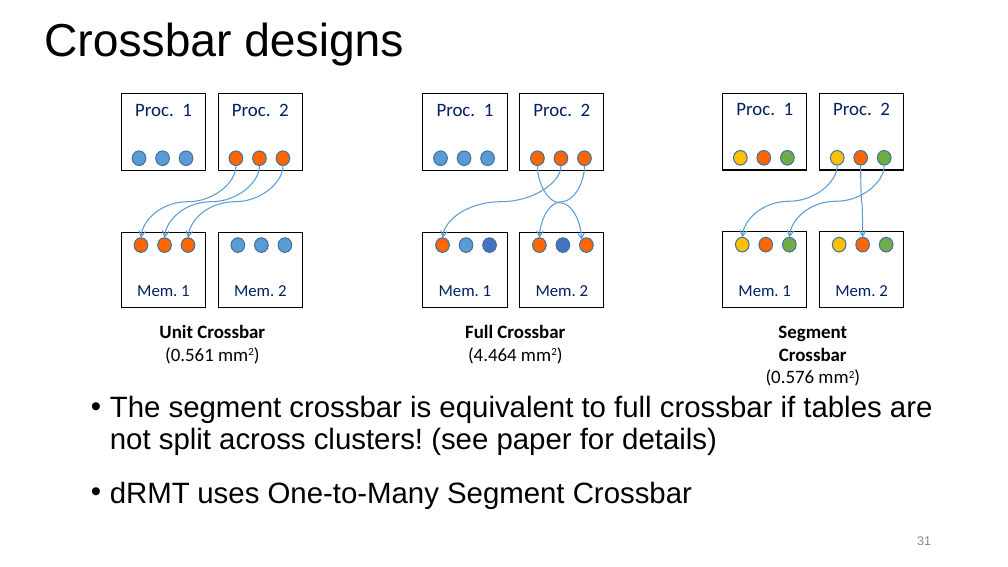
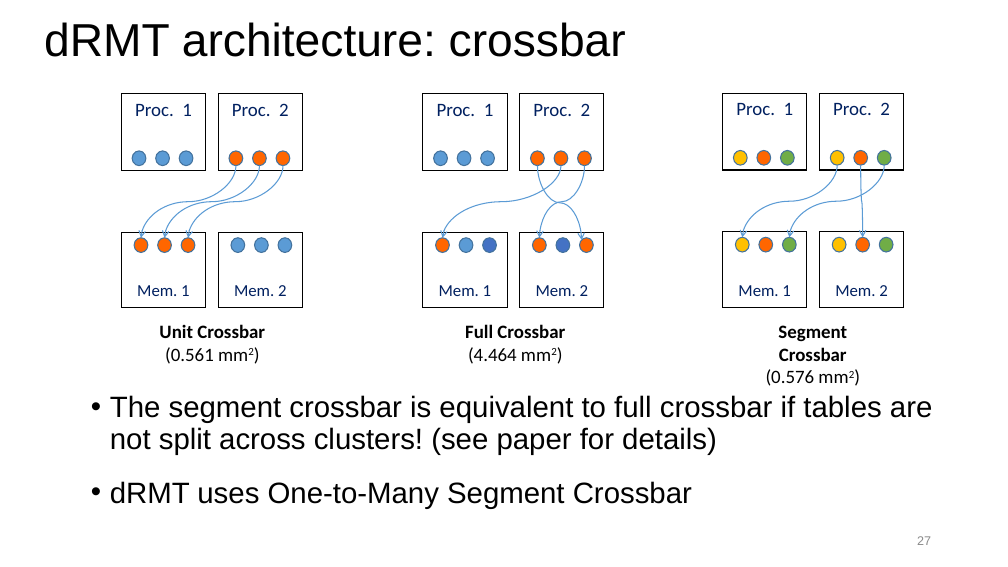
Before and after one commit to anirudhSK/drmt_talk, a slide deck: slide 27 of drmt.pptx (slide 31 before the commit). Drawn at 1008x567 pixels with LibreOffice and Linux fonts; fonts in the diff are those of the drawing. Boxes give left, top, right and bottom in pixels: in the first picture for what was removed or moved away, otherwise in the second. Text is boxed around its words. In the diff, an @@ line names an element or a change of style, - is before the commit and + after.

```diff
--- a/drmt.pptx
+++ b/drmt.pptx
@@ title at (x1=44, y1=22, x2=626, y2=57): text changed @@
-Crossbar designs
+dRMT architecture: crossbar
@@ page number at (x1=917, y1=536, x2=931, y2=545): text changed @@
-31
+27
```
Also in this commit, not shown: 1 slide added.
